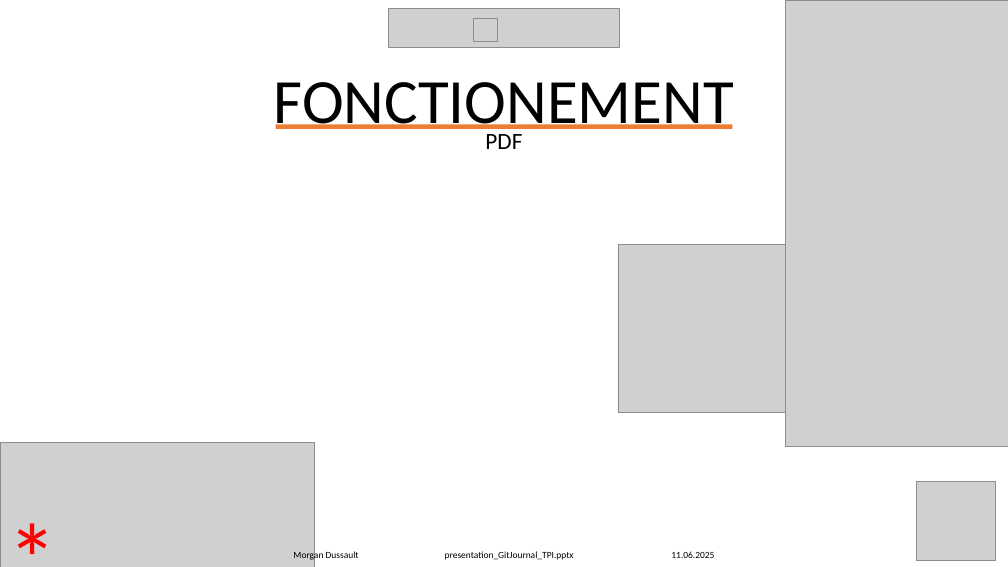
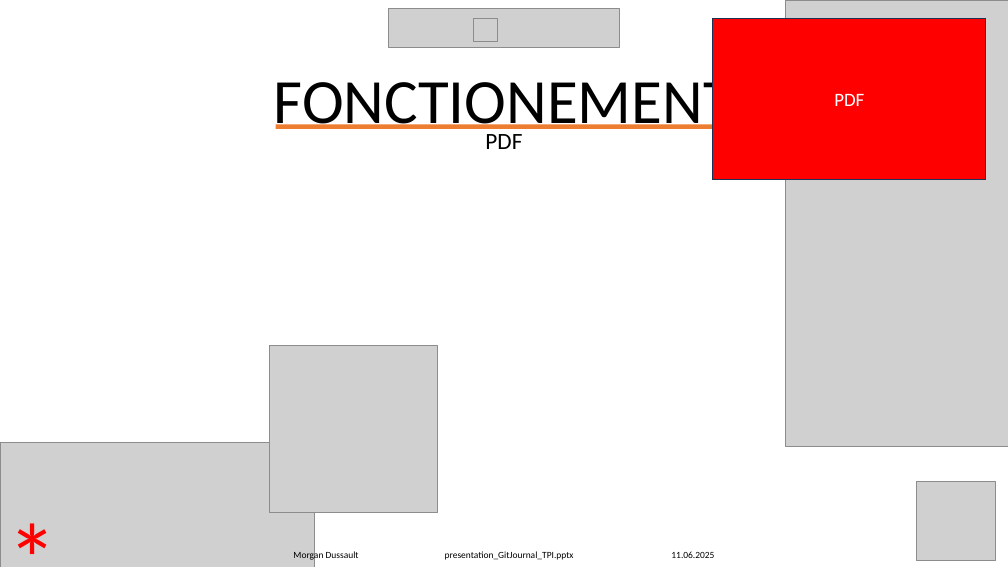
Before and after one commit to Morgan-DD/GitJournal, a slide deck: slide 23 of presentation/presentation_GitJournal_TPI.pptx. Drawn at 1008x567 pixels with LibreOffice and Linux fonts; fonts in the diff are those of the drawing; grey boxes stand for pictures. Boxes give left, top, right and bottom in pixels: in the first picture for what was removed or moved away, otherwise in the second. Text is boxed around its words. In the diff, an @@ line names an element or a change of style, - is before the commit and + after.

```diff
--- a/presentation/presentation_GitJournal_TPI.pptx
+++ b/presentation/presentation_GitJournal_TPI.pptx
@@ rectangle added at box(713, 18, 986, 179), fill #FF0000, outline #1E3256 1 pt, 18 pt, text #FFFFFF @@
+PDF
@@ picture: place and size @@
-picture at box(618, 245, 786, 413)
+picture at box(270, 346, 438, 513)
```
Also in this commit, not shown: 9 other slides changed, 8 other files.
